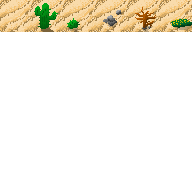
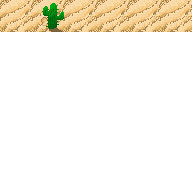
Layers edited between the first and the second w=192, h=192 image:
hid "Brittlebush" over box(171, 18, 192, 28)
hid "shadow" (1st of 5, in "Terrain" › "sand6") over box(175, 25, 192, 30)
hid "dead bush" over box(135, 7, 156, 30)
hid "shadow" (2nd of 5, in "Terrain" › "sand5") over box(143, 26, 153, 32)
hid "small rock" over box(103, 10, 121, 26)
hid "shadow" (3rd of 5, in "Terrain" › "sand4") over box(107, 12, 122, 28)
hid "small cactus" over box(67, 18, 80, 29)
hid "shadow" (4th of 5, in "Terrain" › "Sand3") over box(69, 27, 79, 32)
painted on "cactus" over box(34, 3, 64, 29)
painted on "shadow" (5th of 5, in "Terrain" › "sand2") over box(40, 27, 62, 32)
painted on "sand" (3rd of 4, in "Terrain" › "sand2") over box(40, 17, 63, 32)
